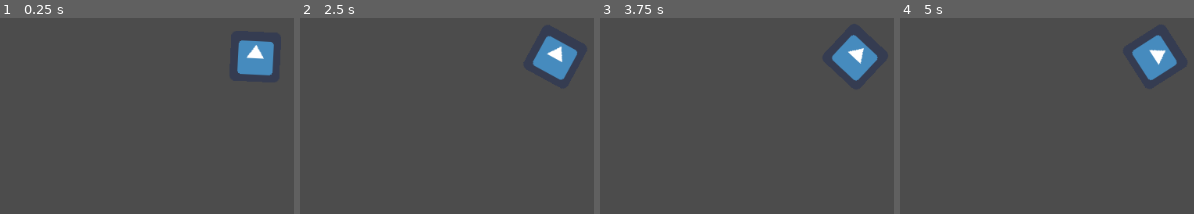
Above: before the commit, frames 1-4 (left to right).
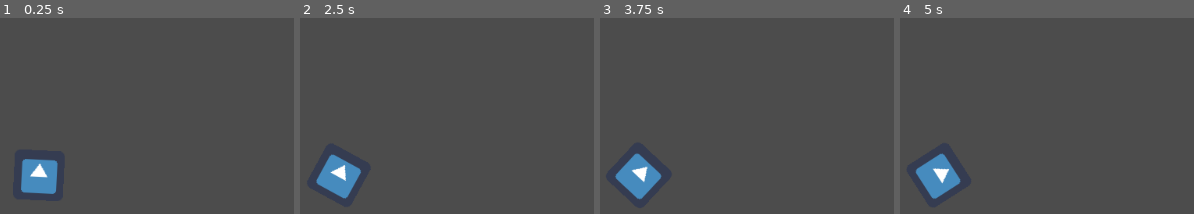
Above: after the commit, the same moments.

Repository: jordibcic/Joc-Compartit-2023
Game: Godot game, scene res://Joc.tscn
The game is run twice, just before and just after one commit, with the same random seed, the same clock (stepped at 60 frames per second) and the same inputs. The project has no main scene, so this scene is started directly. The engine's default icon, where the game draws it, is replaced by a stand-in: a white triangle on a blue panel in a dark square.
Inputs:
- Up to frame 1 (0.25 s): no input
- Up to frame 2 (2.5 s): tap Enter at 0.5, 2 s; tap Space at 1.25 s
- Up to frame 3 (3.75 s): tap Space at 2.75 s; tap Enter at 3.5 s
- Up to frame 4 (5 s): tap Space at 4.25 s

The runs differ from the first frame. In frame 1, 4.2% of the frame differs, in the area x 7-94%, y 11-90%; in frame 2, 4.2%; in frame 3, 4.2%; in frame 4, 4.2%.

Commit message:
Canviada la posició inicial del jugador
Era súperimportant

Diff:
--- a/Joc.tscn
+++ b/Joc.tscn
@@ -6,6 +6,6 @@
 [node name="Joc" type="Node2D"]
 
 [node name="Icon" type="Sprite" parent="."]
-position = Vector2( 497, 265 )
+position = Vector2( 220, 417 )
 texture = ExtResource( 1 )
 script = ExtResource( 2 )
